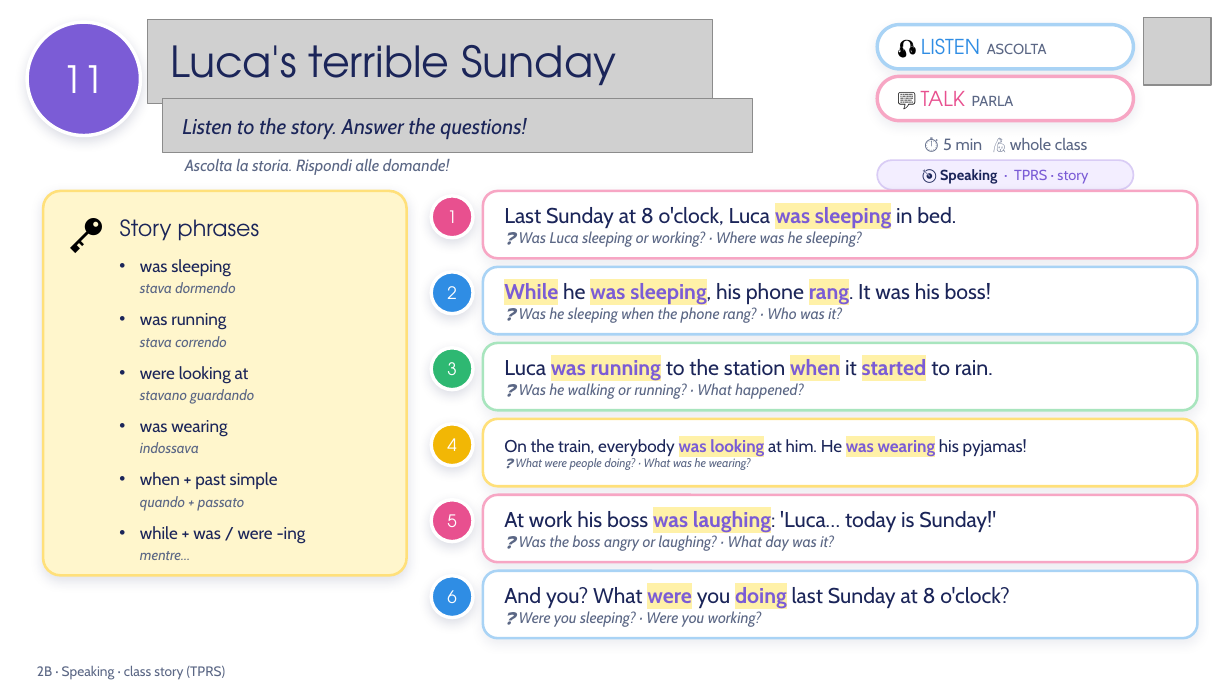
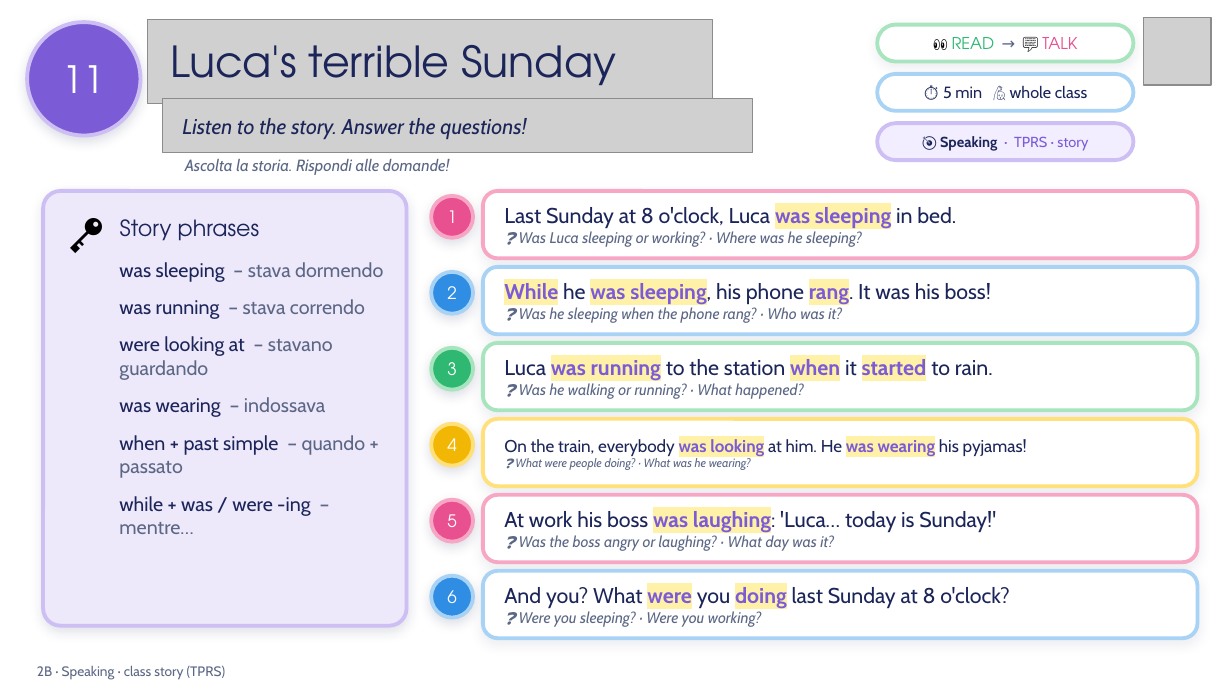
Before and after one commit to londonlanguageschool/Bagheria-, a slide deck: slide 11 of materials/A2/A2_2B_Thats_me_in_the_picture_v3.pptx. Drawn at 1232x693 pixels with LibreOffice and Linux fonts; fonts in the diff are those of the drawing; grey boxes stand for pictures; background and template pictures are left out. Boxes give left, top, right and bottom in pixels: in the first picture for what was removed or moved away, otherwise in the second. Text is boxed around its words. In the diff, an @@ line names an element or a change of style, - is before the commit and + after.

```diff
--- a/materials/A2/A2_2B_Thats_me_in_the_picture_v3.pptx
+++ b/materials/A2/A2_2B_Thats_me_in_the_picture_v3.pptx
@@ ellipse "11" at bbox=[27, 22, 140, 136]: outline #FFFFFF 2 pt to #CDBFF3 2.25 pt @@
@@ rounded rectangle "👀 READ → 💬 TALK": place and size @@
-rounded rectangle "👀 READ → 💬 TALK" at bbox=[877, 76, 1133, 121]
+rounded rectangle "👀 READ → 💬 TALK" at bbox=[877, 25, 1133, 62]
@@ rounded rectangle "👀 READ → 💬 TALK" at bbox=[877, 25, 1133, 62]: outline #F7A6C4 2 pt to #A8E5BE 2.25 pt @@
@@ rounded rectangle removed at bbox=[877, 25, 1133, 69] @@
-🎧 LISTEN ASCOLTA
@@ text in rounded rectangle at bbox=[952, 37, 1077, 49]: text changed; size 8.5 to 9.5 pt; font Cabin to TeX Gyre Adventor; text colour #5B6785 to #2EB872 @@
-💬 TALK PARLA
+👀 READ → 💬 TALK
@@ rounded rectangle "⏱ 5 min 🙋 whole ...": place and size @@
-rounded rectangle "⏱ 5 min 🙋 whole ..." at bbox=[943, 138, 1087, 150]
+rounded rectangle "⏱ 5 min 🙋 whole ..." at bbox=[877, 74, 1133, 111]
@@ rounded rectangle "⏱ 5 min 🙋 whole ..." at bbox=[877, 74, 1133, 111]: text colour #5B6785 to #1B2559; fill none to #FFFFFF; outline none to #A9D3F5 2.25 pt @@
@@ rounded rectangle "🎯 Speaking · TPRS · ...": place and size @@
-rounded rectangle "🎯 Speaking · TPRS · ..." at bbox=[877, 160, 1133, 190]
+rounded rectangle "🎯 Speaking · TPRS · ..." at bbox=[877, 123, 1133, 160]
@@ rounded rectangle "🎯 Speaking · TPRS · ..." at bbox=[877, 123, 1133, 160]: outline #D9CCF5 1 pt to #CDBFF3 2.25 pt; proportions changed @@
@@ rounded rectangle: place and size @@
-rounded rectangle at bbox=[43, 191, 407, 575]
+rounded rectangle at bbox=[43, 191, 407, 626]
@@ rounded rectangle at bbox=[43, 191, 407, 626]: fill #FFF6CC to #EEE8FB; outline #FFE07A 1.5 pt to #CDBFF3 2.25 pt @@
@@ ellipse "1" at bbox=[431, 196, 473, 238]: outline #FFFFFF 2 pt to #F7A6C4 2.25 pt @@
@@ rounded rectangle "Last Sunday at 8 o'clock, ..." at bbox=[483, 191, 1198, 259]: outline #F7A6C4 1.5 pt to #F7A6C4 2.25 pt @@
@@ text at bbox=[119, 262, 383, 534]: text changed; size 10 to 11.5 pt; text colour #1B2559 to #5B6785 @@
-• was sleeping
-  stava dormendo
-• was running
-  stava correndo
-• were looking at
-  stavano guardando
-• was wearing
-  indossava
-• when + past simple
-  quando + passato
-• while + was / were -ing
-  mentre…
+was sleeping – stava dormendo
+was running – stava correndo
+were looking at – stavano guardando
+was wearing – indossava
+when + past simple – quando + passato
+while + was / were -ing – mentre…
@@ ellipse "2" at bbox=[431, 272, 473, 314]: outline #FFFFFF 2 pt to #A9D3F5 2.25 pt @@
@@ ellipse "3" at bbox=[431, 347, 473, 389]: outline #FFFFFF 2 pt to #A8E5BE 2.25 pt @@
@@ ellipse "4" at bbox=[431, 424, 473, 466]: outline #FFFFFF 2 pt to #FFE07A 2.25 pt @@
@@ ellipse "5" at bbox=[431, 500, 473, 542]: outline #FFFFFF 2 pt to #F7A6C4 2.25 pt @@
@@ ellipse "6" at bbox=[431, 575, 473, 617]: outline #FFFFFF 2 pt to #A9D3F5 2.25 pt @@
```
Also in this commit, not shown: 17 other slides changed, 3 slides added, 1 slide removed, 24 other files.
